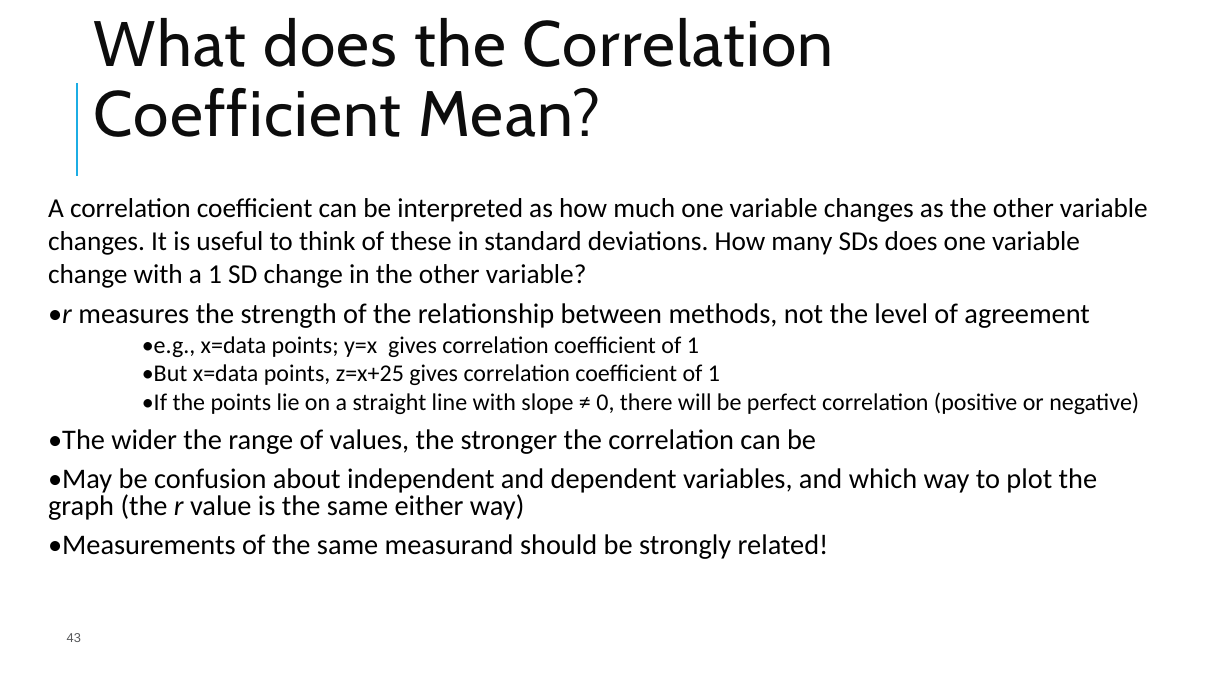
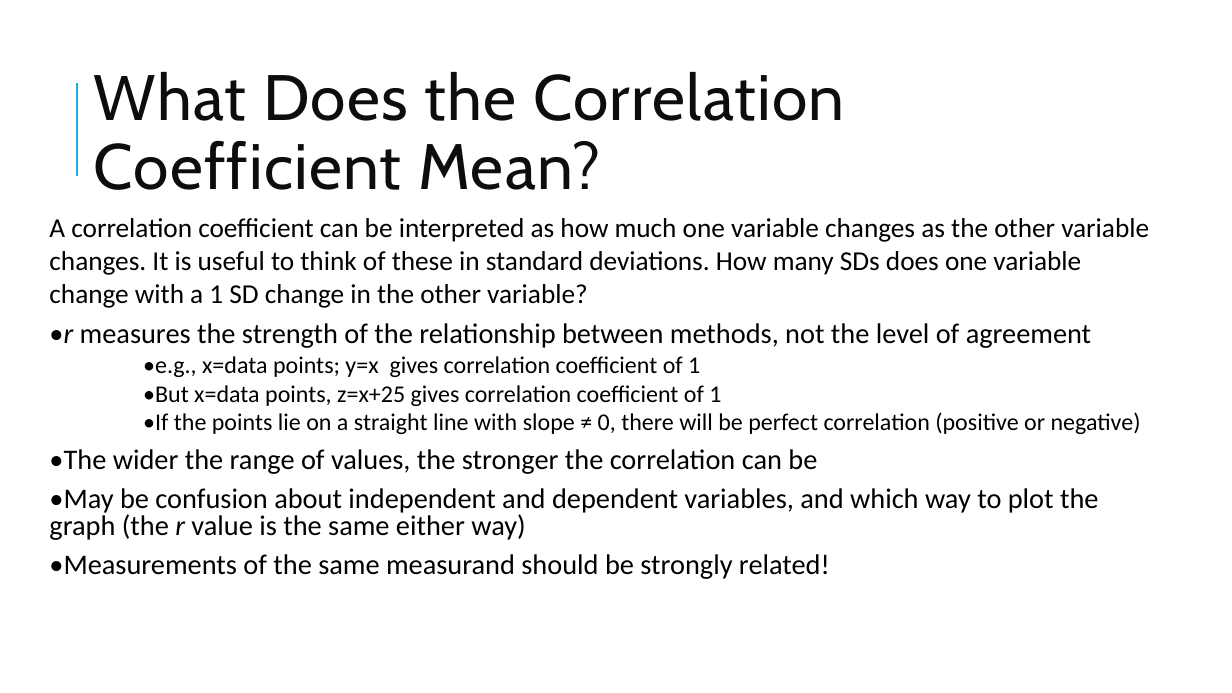
Before and after one commit to pcmathias/MSACL-data-literacy, a slide deck: slide 45 of presentations/DS 100 - Statistics Fundamentals.pptx (slide 43 before the commit). Drawn at 1232x693 pixels with LibreOffice and Linux fonts; fonts in the diff are those of the drawing; background and template pictures are left out. Boxes give left, top, right and bottom in pixels: in the first picture for what was removed or moved away, otherwise in the second. Text is boxed around its words. In the diff, an @@ line names an element or a change of style, - is before the commit and + after.

```diff
--- a/presentations/DS 100 - Statistics Fundamentals.pptx
+++ b/presentations/DS 100 - Statistics Fundamentals.pptx
@@ title at box(94, 72, 845, 190): text changed @@
-What does the Correlation Coefficient Mean?
+What Does the Correlation Coefficient Mean?
@@ text "A correlation coefficient can be ...": place and size @@
-text "A correlation coefficient can be ..." at box(48, 198, 1148, 559)
+text "A correlation coefficient can be ..." at box(49, 218, 1149, 579)
@@ page number removed at box(67, 633, 81, 642) @@
-43
```
Also in this commit, not shown: 8 other slides changed, 11 slides added, 3 slides removed, 4 other files.
